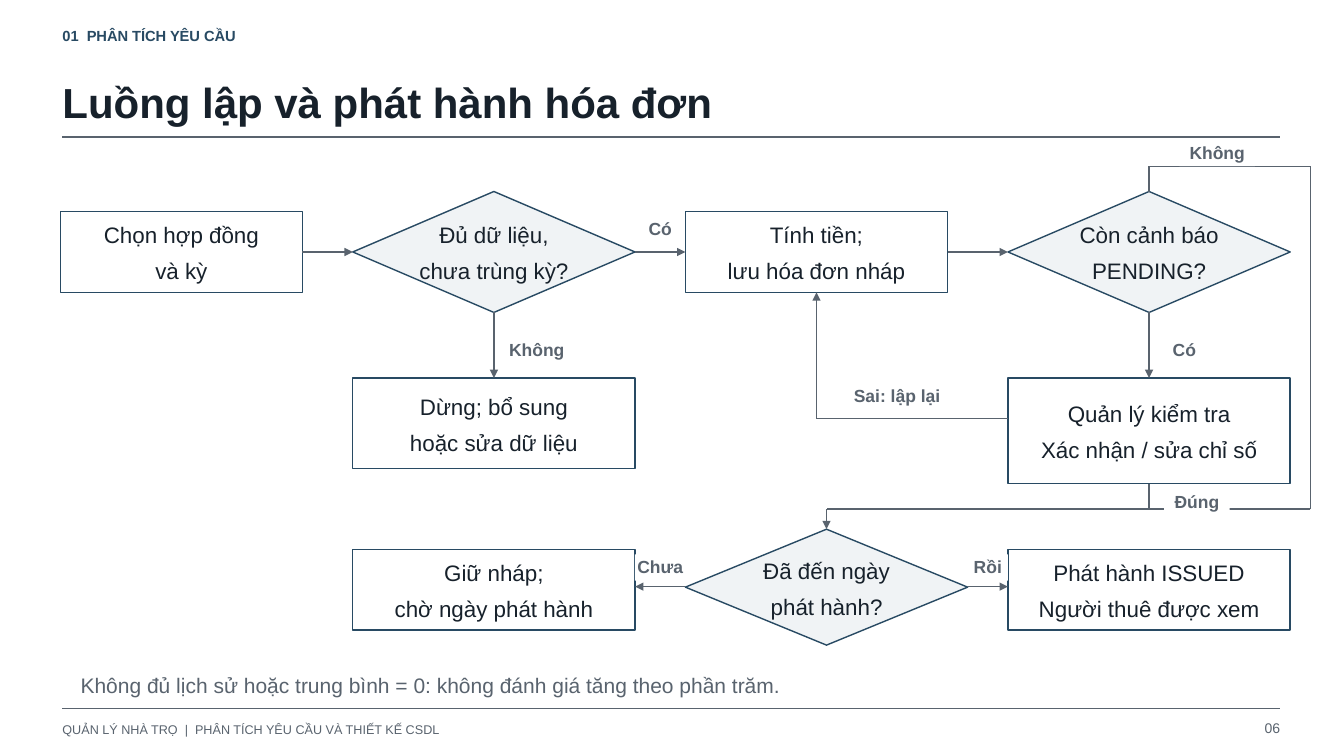
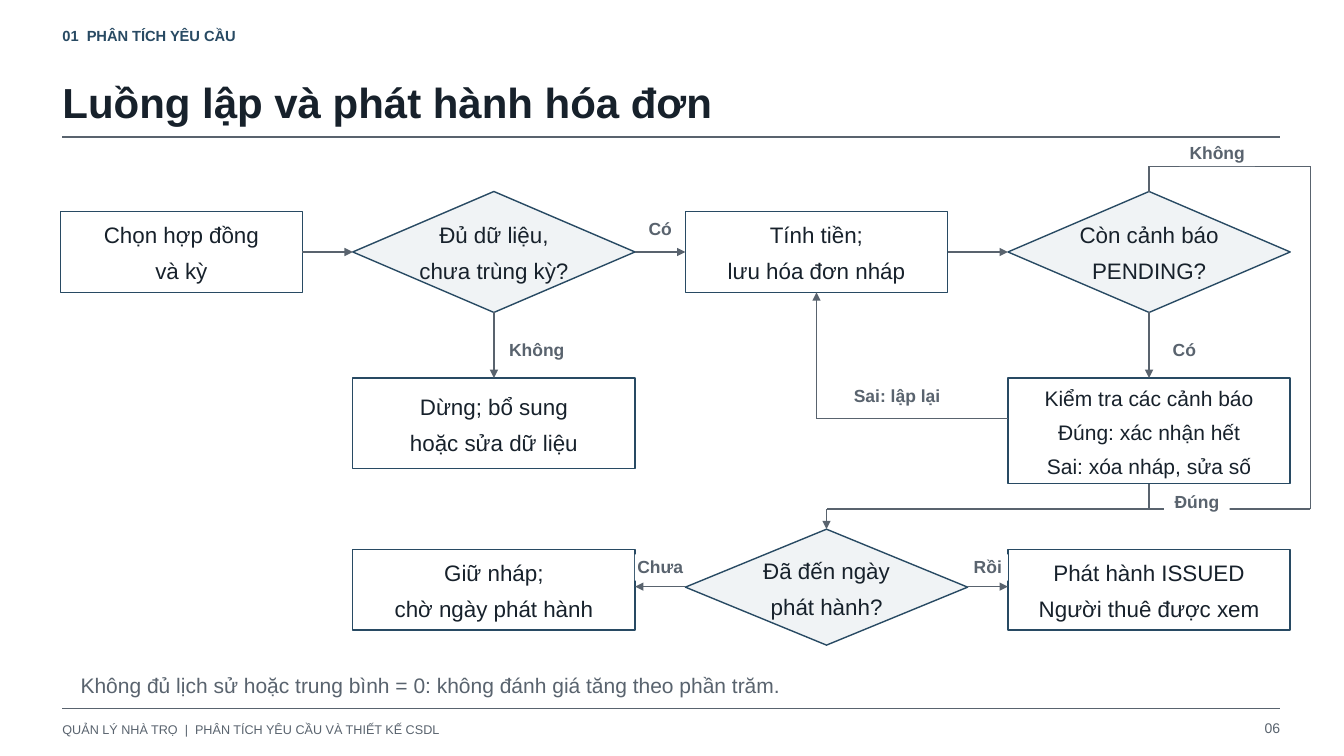
Before and after one commit to hieunofun/quanlytro, a slide deck: slide 6 of docs/thiet-ke-csdl-va-phan-tich-nghiep-vu.pptx. Drawn at 1344x756 pixels with LibreOffice and Linux fonts; fonts in the diff are those of the drawing. Boxes give left, top, right and bottom in pixels: in the first picture for what was removed or moved away, otherwise in the second. Text is boxed around its words. In the diff, an @@ line names an element or a change of style, - is before the commit and + after.

```diff
--- a/docs/thiet-ke-csdl-va-phan-tich-nghiep-vu.pptx
+++ b/docs/thiet-ke-csdl-va-phan-tich-nghiep-vu.pptx
@@ text at box(1045, 389, 1253, 478): text changed; size 16 to 15 pt @@
-Quản lý kiểm tra
-Xác nhận / sửa chỉ số
+Kiểm tra các cảnh báo
+Đúng: xác nhận hết
+Sai: xóa nháp, sửa số
```
Also in this commit, not shown: 17 other slides changed, 15 other files.
